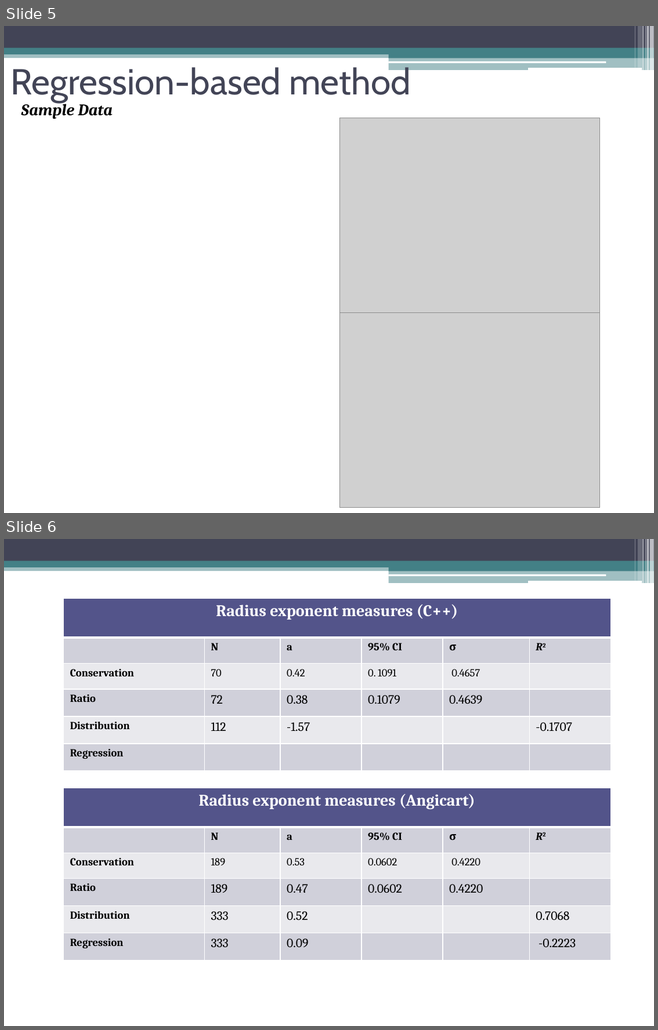
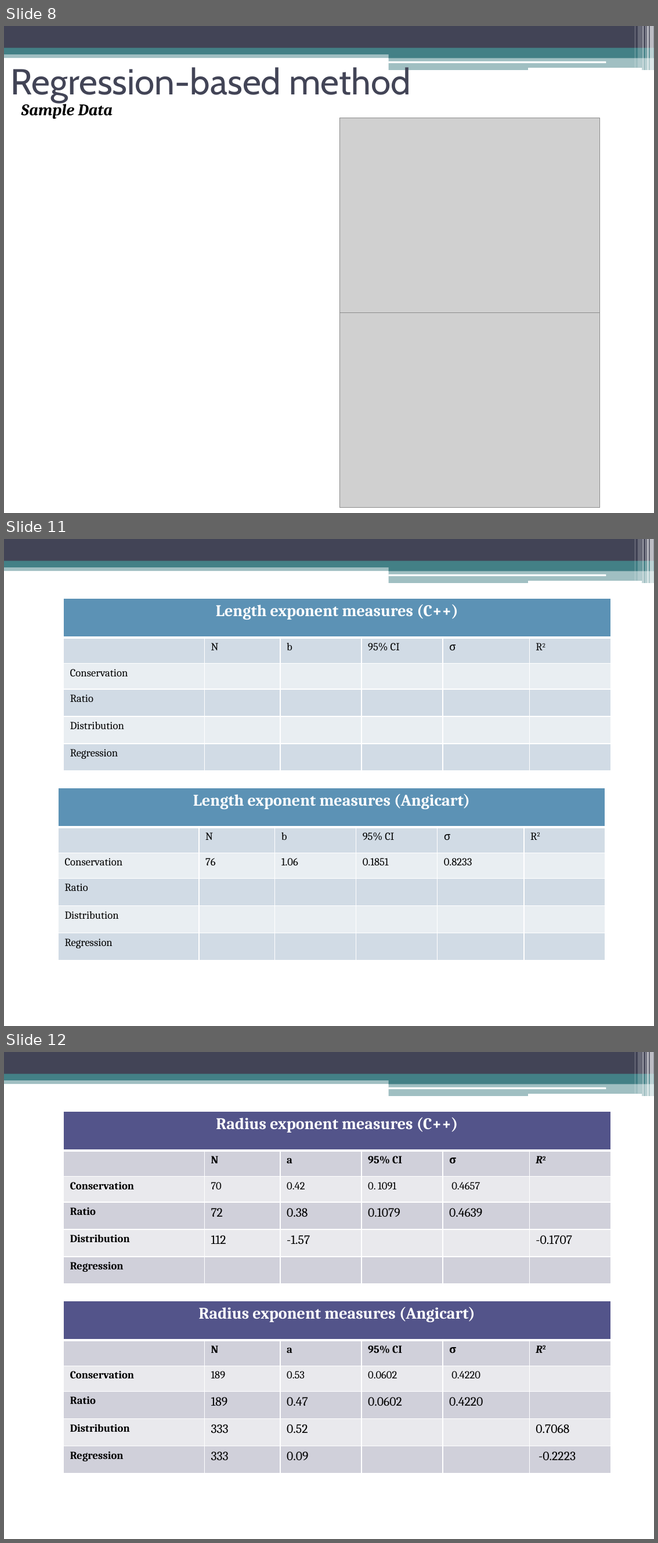
Before and after one commit to jocelynshen/angicart-biological-scaling, a slide deck: papers/ScalingExponentMethodsPresentation.pptx. Shown one above the other, each under a label of ours: slides 5 and 6 before the commit, slides 8, 11 and 12 after it; the slides between them are not shown. The pictures are 658x1030 and 658x1543 pixels, drawn with LibreOffice and Linux fonts; fonts in the diff are those of the drawing; grey boxes stand for pictures. Boxes give left, top, right and bottom in pixels: in the first picture for what was removed or moved away, otherwise in the second. Text is boxed around its words. In the diff, an @@ line names an element or a change of style, - is before the commit and + after.

```diff
--- a/papers/ScalingExponentMethodsPresentation.pptx
+++ b/papers/ScalingExponentMethodsPresentation.pptx
@@ slide 11 added at <box>4,539,654,1026</box>, background #FFFFFF; not listed: 13 template elements that a slide beside it also shows @@
@@ table added at <box>64,599,611,772</box>, 6 rows, 6 columns @@
+Length exponent measures (C++) |  |  |  |  | 
+ | N | b | 95% CI | σ | R2
+Conservation |  |  |  |  | 
+Ratio |  |  |  |  | 
+Distribution |  |  |  |  | 
+Regression |  |  |  |  | 
@@ table added at <box>58,788,605,961</box>, 6 rows, 6 columns @@
+Length exponent measures (Angicart) |  |  |  |  | 
+ | N | b | 95% CI | σ | R2
+Conservation | 76 | 1.06 | 0.1851 | 0.8233 | 
+Ratio |  |  |  |  | 
+Distribution |  |  |  |  | 
+Regression |  |  |  |  | 
@@ what was slide 5 is now slide 8 @@
@@ what was slide 6 is now slide 12 @@
```
Also in this commit, not shown: 1 slide changed, 6 other slides added, 58 other files.
